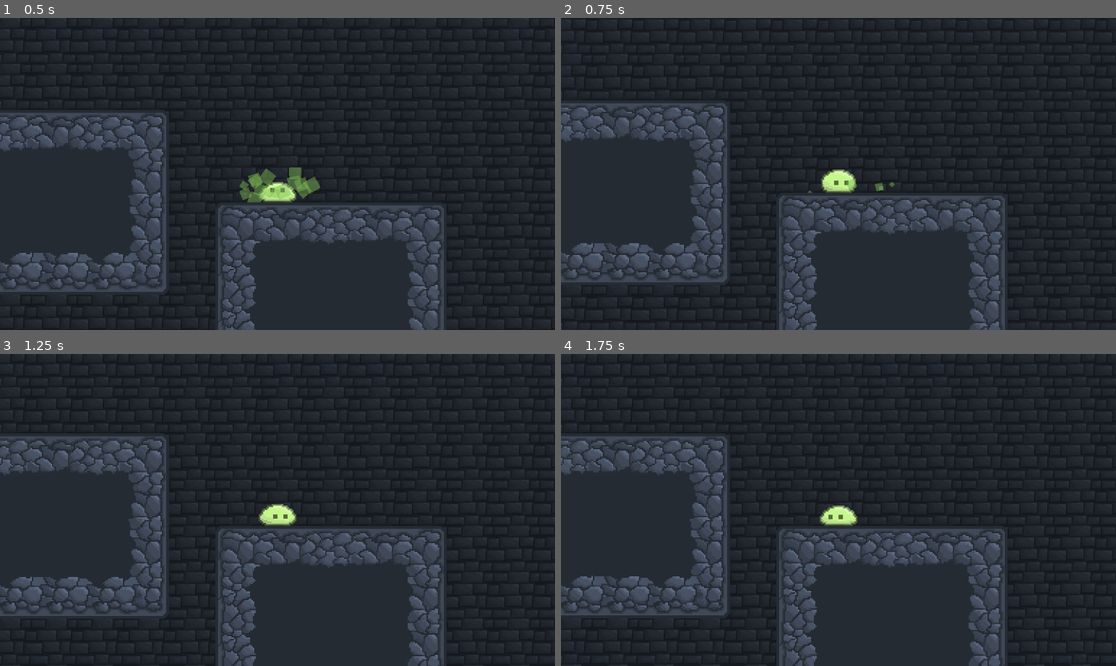
Above: before the commit, frames 1-4 (two rows, left to right).
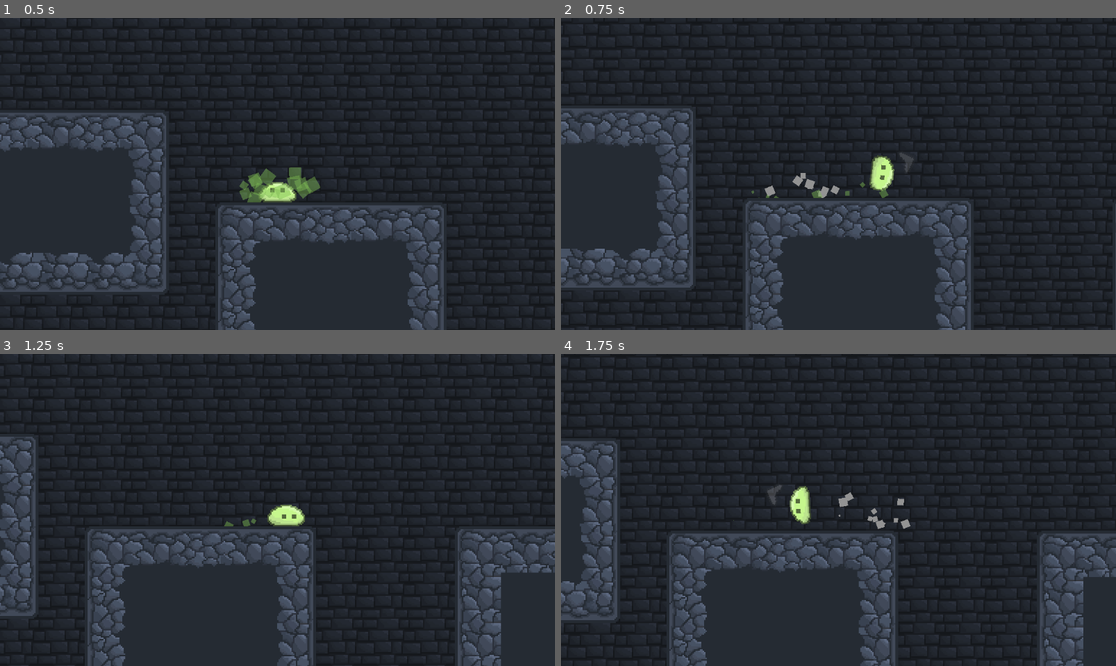
Above: after the commit, the same moments.

Repository: Z0nate/Nzara
Game: Godot game, scene res://Scenes/main.tscn
Same seed, same stepped clock (60 frames per second), same inputs: the game is played once before the commit and once after it.
Inputs (mouse positions are in pixels of both pictures, inside the frame that each line leads up to):
- Up to frame 1 (0.5 s): no input
- Up to frame 2 (0.75 s): tap Enter (ui_accept) at 0.5 s; move the mouse to (960, 158) at 0.52 s
- Up to frame 3 (1.25 s): tap Enter (ui_accept) at 0.77 s
- Up to frame 4 (1.75 s): move the mouse to (727, 525) at 1.27 s; tap Enter (ui_accept) at 1.52 s

Frame 1 is identical in both runs. In frame 2, 18% of the frame differs, in the area x 0-100%, y 0-100%; in frame 3, 21%; in frame 4, 21%.

Commit message:
Remove CD

Diff:
--- a/Scripts/player.gd
+++ b/Scripts/player.gd
@@ -17,7 +17,7 @@
 var SPEED = 350.0
 var STICK_TIME = 3.0
 var MAX_CHARGE_TIME = 1
-var MIN_CHARGE_TIME = 0.2
+var MIN_CHARGE_TIME = 0
 var GRAVITY: int = ProjectSettings.get_setting("physics/2d/default_gravity")
 
 var stuck := false
